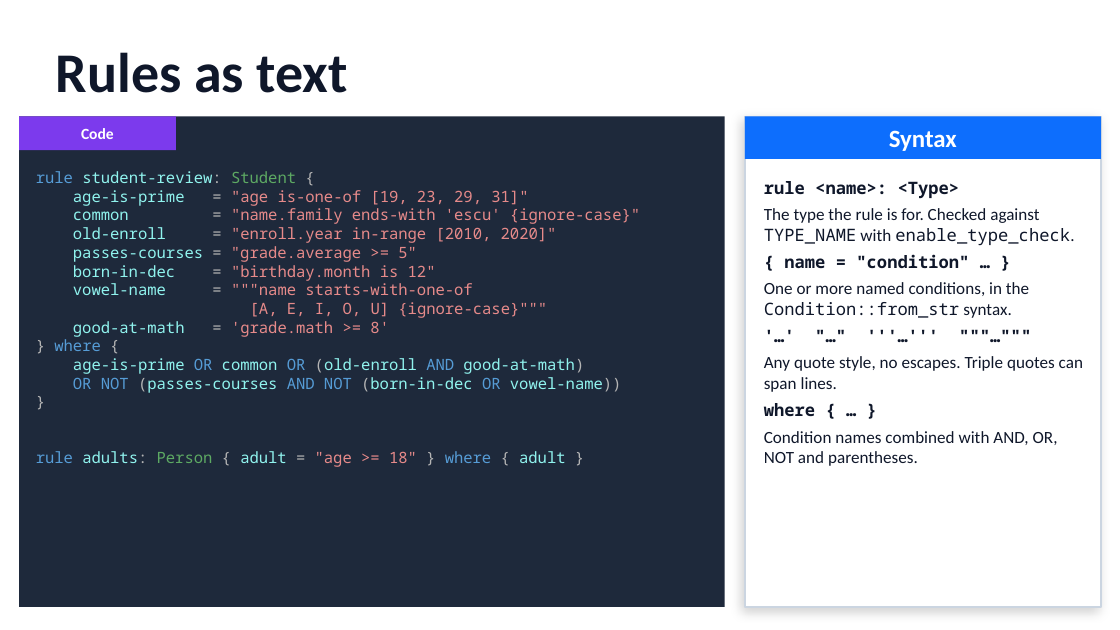
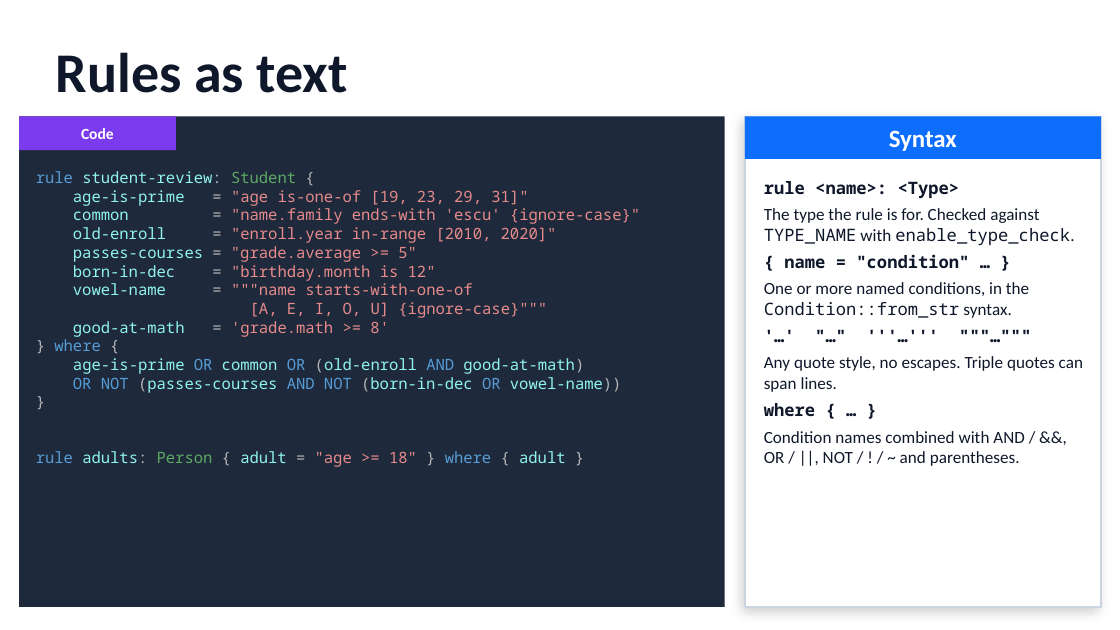
Before and after one commit to gdt050579/whereexpr, a slide deck: slide 22 of whereexpr.pptx. Drawn at 1120x630 pixels with LibreOffice and Linux fonts; fonts in the diff are those of the drawing. Boxes give left, top, right and bottom in pixels: in the first picture for what was removed or moved away, otherwise in the second. Text is boxed around its words. In the diff, an @@ line names an element or a change of style, - is before the commit and + after.

```diff
--- a/whereexpr.pptx
+++ b/whereexpr.pptx
@@ text at bbox=[764, 431, 1024, 466]: text changed @@
-Condition names combined with AND, OR, NOT and parentheses.
+Condition names combined with AND / &&, OR / ||, NOT / ! / ~ and parentheses.
```
Also in this commit, not shown: 1 other slide changed, 1 slide added, 3 other files.
